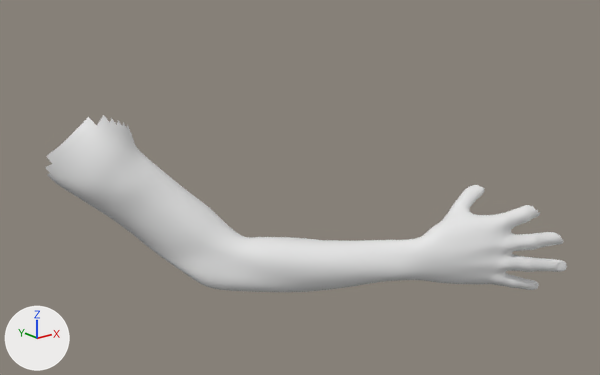
Before and after pictures for a commit that changed the FBX model resources/models/viewmodel/viewarm_right.fbx.
Camera for both pictures: a camera (50 mm lens) standing at (-0.00519, -0.01145, 0.00215) and looking at (0.00132, -0.00331, -0.00111). Arrows for +X, +Y and +Z are at lower left; the lights stay in place. The first picture is the older version. Where no turn or scale is listed for an object, it has been applied to the vertices.

Before the edit, the objects in view are built like this:
```python
me_view_arm_r_001 = bpy.data.meshes.new('View_Arm_R.001')
me_view_arm_r_001.from_pydata(...)  # 7336 vertices, 7249 faces; spans x -0.00134..0.00368, y -0.00586..-0.00101, z -0.00232..-0.0001
me_view_arm_r_001.materials.append(mat_viewmodel_skin)  # white #e7e7e7
ob_view_arm_r = bpy.data.objects.new('View_Arm_R', me_view_arm_r_001)
ob_view_arm_r.location = (0.0, 0.0, 0.0)
```
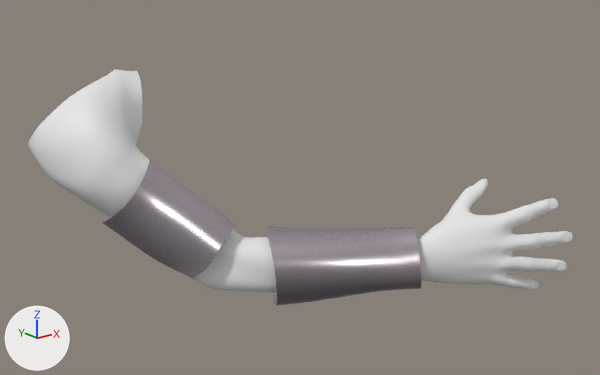
Where the newer file only moved an object's origin or applied its transform, the numbers keep the older frame.

What the commit changed:
Material 'Material.005' (mat_material_005) is new.
Its base color is (0.521, 0.465, 0.506) (light grey #bfb6bd).
Its metallic is 1.0.
Its roughness is 0.246.
me_view_arm_r_001 is used by ob_view_arm_r; location (0.0, 0.0, 0.0).
me_view_arm_r_001 had 7336 vertices, 7249 faces and spanned x -0.00134..0.00368, y -0.00586..-0.00101, z -0.00232..-0.0001.
me_view_arm_r_001 now has 9141 vertices, 9045 faces and spans x -0.00135..0.00382, y -0.00586..-0.00062, z -0.00247..0.00027.
me_view_arm_r_001 part 1: a new loose piece of 275 vertices spanning x 0.00046..0.00207, y -0.00503..-0.0032, z -0.00247..-0.00142, in mat_material_005 (light grey #bfb6bd).
me_view_arm_r_001 part 2: a new loose piece of 168 vertices spanning x -0.001..0.00037, y -0.00337..-0.00225, z -0.00203..-0.00062, in mat_material_005 (light grey #bfb6bd).
me_view_arm_r_001 part 3: 1 vertex moved within x 0.00365, y -0.00579, z -0.00168; 1160 vertices added at x 0.0031..0.00382, y -0.00582..-0.00468, z -0.00174..-0.00101.
me_view_arm_r_001 part 4: 202 vertices added at x -0.00135..0.00031, y -0.00185..-0.00062, z -0.00151..0.00027.
me_view_arm_r_001 gains material mat_material_005 (light grey #bfb6bd).

Boxes (x1, y1, x2, y2) around the edits, measured in the pictures (600 x 375 px):
'View_Arm_R', reshaped (34% taller): before (45, 115, 567, 292); after (27, 69, 573, 306)
part 1 of me_view_arm_r_001, added: after (267, 226, 421, 306)
part 2 of me_view_arm_r_001, added: after (103, 160, 236, 279)
part 3 of me_view_arm_r_001, built on: after (474, 179, 573, 244)
part 4 of me_view_arm_r_001, added: after (27, 69, 142, 174)
